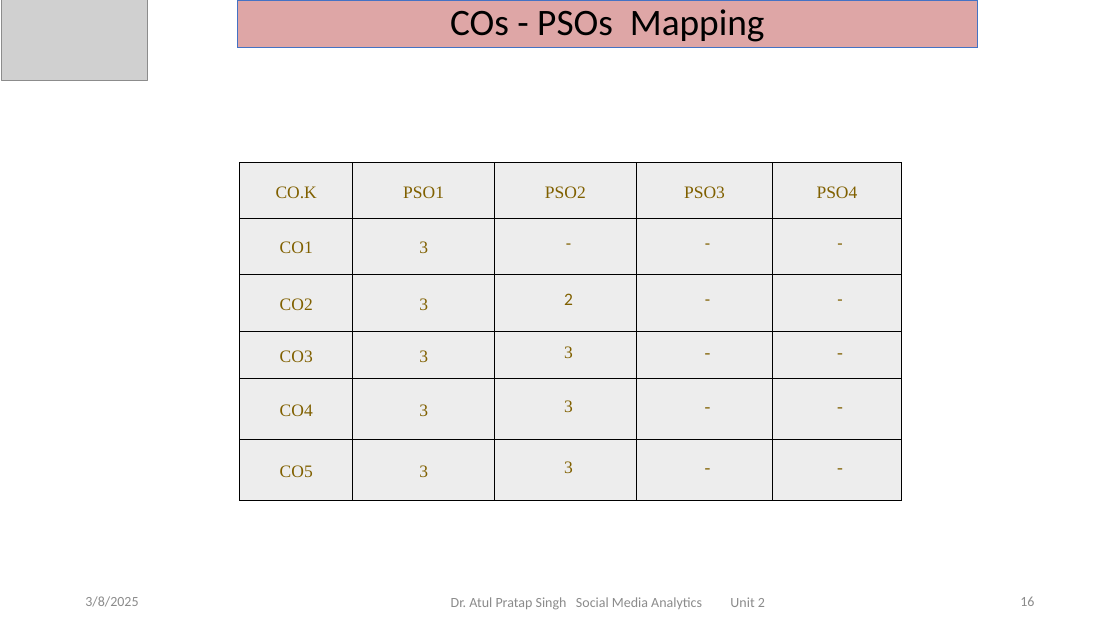
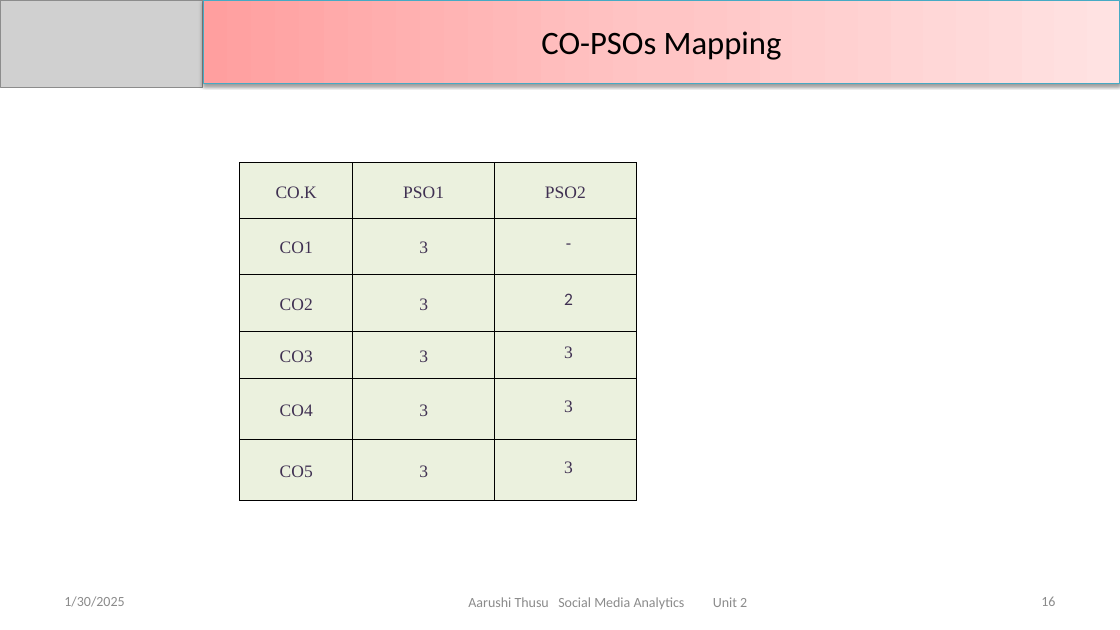
Before and after one commit to DevGoyalG/NIET-Study-Material, a slide deck: slide 16 of CSE (Artificial Intelligence and Machine Learning)/Third Year/Sixth Semester/PPTs/Social Media Analytics/SMA - Unit 2.pptx. Drawn at 1120x630 pixels with LibreOffice and Linux fonts; fonts in the diff are those of the drawing; grey boxes stand for pictures. Boxes give left, top, right and bottom in pixels: in the first picture for what was removed or moved away, otherwise in the second. Text is boxed around its words. In the diff, an @@ line names an element or a change of style, - is before the commit and + after.

```diff
--- a/CSE (Artificial Intelligence and Machine Learning)/Third Year/Sixth Semester/PPTs/Social Media Analytics/SMA - Unit 2.pptx
+++ b/CSE (Artificial Intelligence and Machine Learning)/Third Year/Sixth Semester/PPTs/Social Media Analytics/SMA - Unit 2.pptx
@@ picture: place and size @@
-picture at (2, 0, 147, 81)
+picture at (0, 0, 203, 87)
@@ rectangle "CO-PSOs Mapping": place and size @@
-rectangle "CO-PSOs Mapping" at (238, 0, 978, 47)
+rectangle "CO-PSOs Mapping" at (203, 0, 1120, 83)
@@ rectangle "CO-PSOs Mapping" at (203, 0, 1120, 83): fill #DEA6A6 to gradient #FFA0A0 to #FFC5C5 to #FFE3E3; outline #4472C4 0.5 pt to #46AAC5 0.75 pt; shadow on @@
@@ text in rectangle at (541, 31, 782, 60): text changed; size 32 to 28 pt @@
-COs - PSOs Mapping
+CO-PSOs Mapping
@@ table at (239, 163, 637, 502) @@
-column 4: PSO3 | - | - | - | - | -
-column 5: PSO4 | - | - | - | - | -
@@ table: place and size @@
-table at (239, 163, 902, 502)
+table at (239, 163, 637, 502)
@@ text at (64, 596, 124, 607): text changed @@
-3/8/2025
+1/30/2025
@@ text at (468, 597, 747, 609): text changed @@
-Dr. Atul Pratap Singh Social Media Analytics Unit 2
+Aarushi Thusu Social Media Analytics Unit 2
@@ page number: place and size @@
-page number at (1020, 597, 1034, 606)
+page number at (1041, 597, 1055, 606)
```
Also in this commit, not shown: 25 other slides changed, 28 slides added, 65 slides removed, 9 other files.
